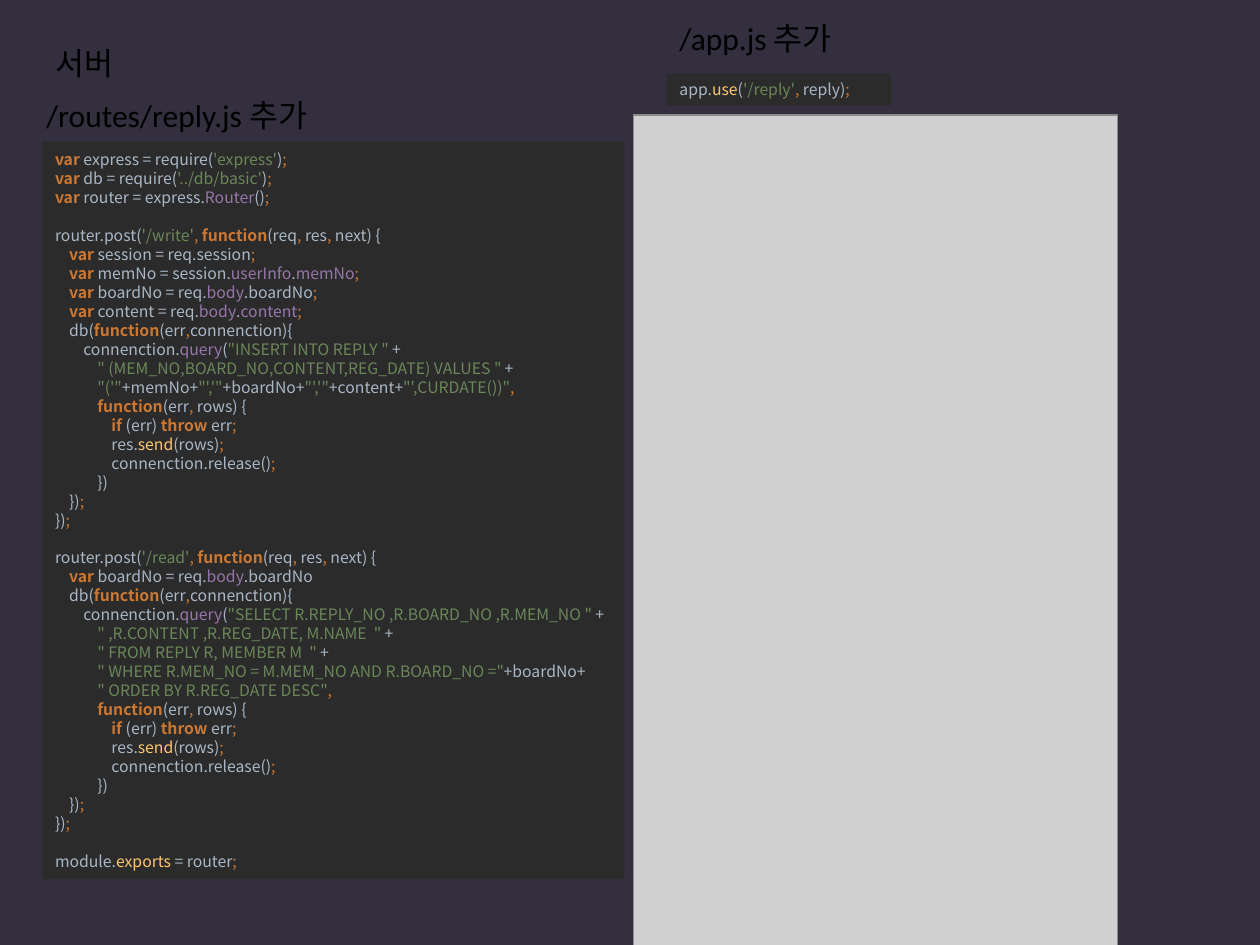
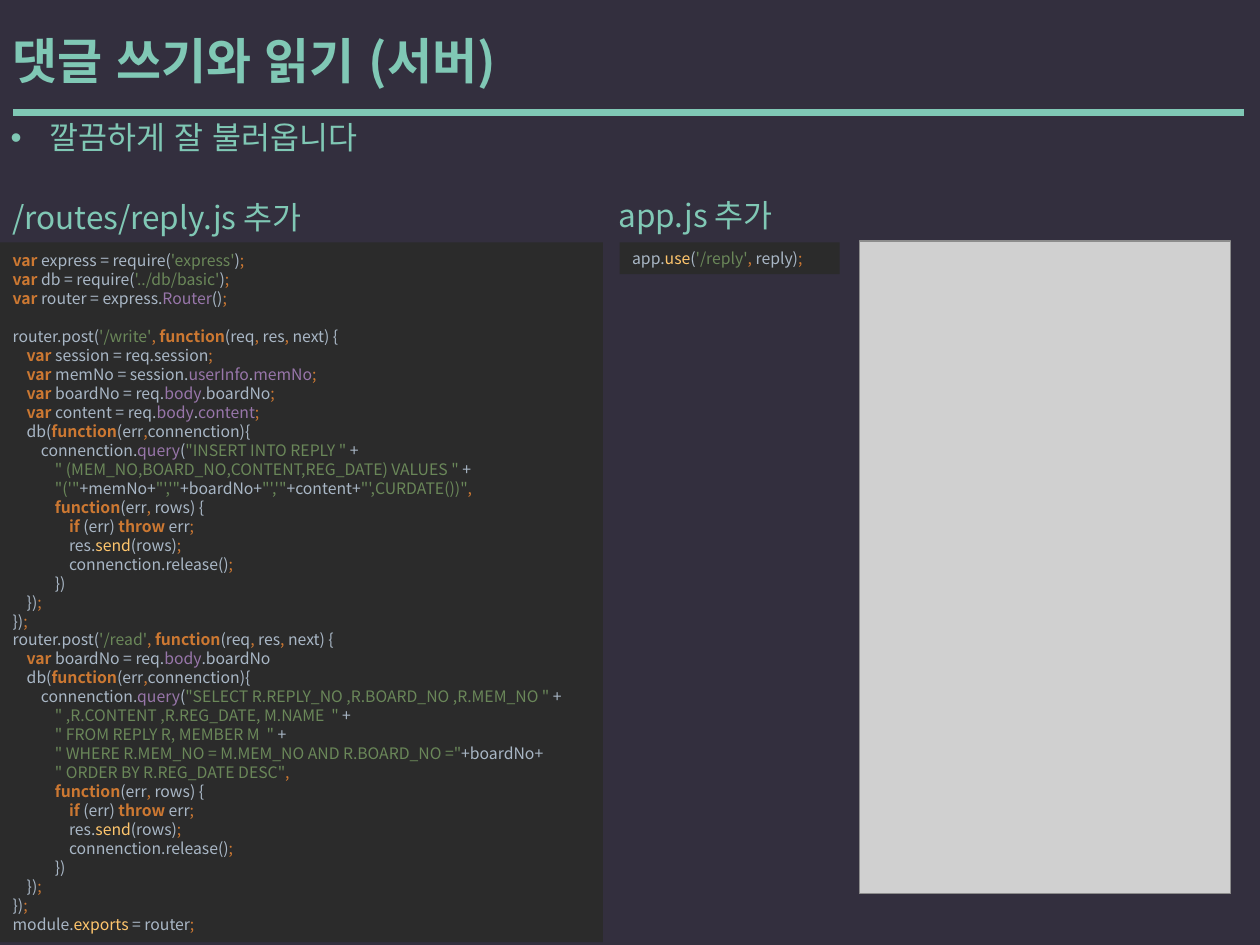
Before and after one commit to yysstory/mozzi, a slide deck: slide 79 of DOCS/1.pptx. Drawn at 1260x945 pixels with LibreOffice and Linux fonts; fonts in the diff are those of the drawing; grey boxes stand for pictures. Boxes give left, top, right and bottom in pixels: in the first picture for what was removed or moved away, otherwise in the second. Text is boxed around its words. In the diff, an @@ line names an element or a change of style, - is before the commit and + after.

Commit message:
fix

```diff
--- a/DOCS/1.pptx
+++ b/DOCS/1.pptx
@@ text added at (x1=12, y1=38, x2=496, y2=89), 28 pt, text #80C8B5, bold @@
+댓글 쓰기와 읽기 (서버)
@@ text removed at (x1=56, y1=49, x2=114, y2=77) @@
-서버
@@ line added from (16, 112) to (1240, 112), #80C8B5 4 pt @@
@@ text added at (x1=50, y1=123, x2=357, y2=152), 18 pt, text #80C8B5 @@
+• 깔끔하게 잘 불러옵니다
@@ text "/routes/reply.js 추가" moved from (x1=46, y1=101, x2=307, y2=132) to (x1=12, y1=203, x2=302, y2=237) @@
@@ text "/routes/reply.js 추가" at (x1=12, y1=203, x2=302, y2=237): font Calibri to Noto Sans CJK KR, text colour #000000 to #80C8B5 @@
@@ text at (x1=618, y1=201, x2=773, y2=235): text changed; font Calibri to Noto Sans CJK KR; text colour #000000 to #80C8B5 @@
-/app.js 추가
+app.js 추가
@@ rectangle "var express = require('express'); var ..." resized from (x1=43, y1=141, x2=625, y2=879) to (x1=0, y1=242, x2=602, y2=941) @@
@@ text in rectangle at (x1=13, y1=253, x2=543, y2=934): text changed @@
-var express = require('express');
-var db = require('../db/basic');
-var router = express.Router();
-router.post('/write', function(req, res, next) {
-var session = req.session;
-var memNo = session.userInfo.memNo;
-var boardNo = req.body.boardNo;
-var content = req.body.content;
-db(function(err,connenction){
-connenction.query("INSERT INTO REPLY " +
-" (MEM_NO,BOARD_NO,CONTENT,REG_DATE) VALUES " +
-"('"+memNo+"','"+boardNo+"','"+content+"',CURDATE())",
-function(err, rows) {
-if (err) throw err;
-res.send(rows);
-connenction.release();
-})
-});
-});
-router.post('/read', function(req, res, next) {
-var boardNo = req.body.boardNo
-db(function(err,connenction){
-connenction.query("SELECT R.REPLY_NO ,R.BOARD_NO ,R.MEM_NO " +
-" ,R.CONTENT ,R.REG_DATE, M.NAME " +
-" FROM REPLY R, MEMBER M " +
-" WHERE R.MEM_NO = M.MEM_NO AND R.BOARD_NO ="+boardNo+
-" ORDER BY R.REG_DATE DESC",
-function(err, rows) {
-if (err) throw err;
-res.send(rows);
-connenction.release();
-})
-});
-});
-module.exports = router;
+var express = require('express');
+var db = require('../db/basic');
+var router = express.Router();
+router.post('/write', function(req, res, next) {
+var session = req.session;
+var memNo = session.userInfo.memNo;
+var boardNo = req.body.boardNo;
+var content = req.body.content;
+db(function(err,connenction){
+connenction.query("INSERT INTO REPLY " +
+" (MEM_NO,BOARD_NO,CONTENT,REG_DATE) VALUES " +
+"('"+memNo+"','"+boardNo+"','"+content+"',CURDATE())",
+function(err, rows) {
+if (err) throw err;
+res.send(rows);
+connenction.release();
+})
+});
+});
+router.post('/read', function(req, res, next) {
+var boardNo = req.body.boardNo
+db(function(err,connenction){
+connenction.query("SELECT R.REPLY_NO ,R.BOARD_NO ,R.MEM_NO " +
+" ,R.CONTENT ,R.REG_DATE, M.NAME " +
+" FROM REPLY R, MEMBER M " +
+" WHERE R.MEM_NO = M.MEM_NO AND R.BOARD_NO ="+boardNo+
+" ORDER BY R.REG_DATE DESC",
+function(err, rows) {
+if (err) throw err;
+res.send(rows);
+connenction.release();
+})
+});
+});
+module.exports = router;
@@ rectangle "app.use('/reply', reply);" resized from (x1=667, y1=73, x2=891, y2=105) to (x1=620, y1=242, x2=840, y2=273) @@
@@ picture resized from (x1=634, y1=115, x2=1118, y2=945) to (x1=859, y1=241, x2=1230, y2=893) @@
```
Also in this commit, not shown: 43 other slides changed, 7 slides added, 8 slides removed.
